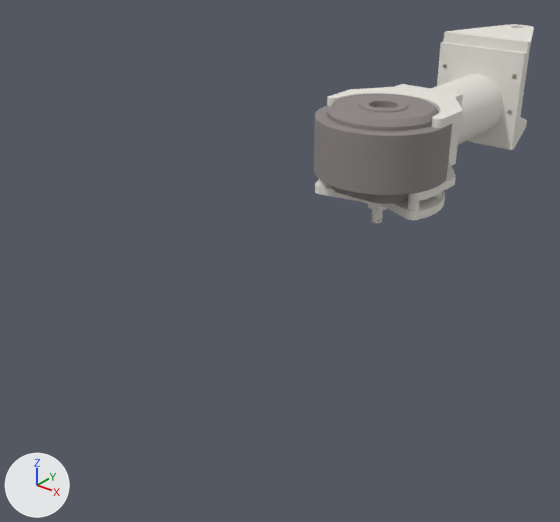
The glTF model Meshes/link-3.gltf, before and after one commit.
Before and after are seen from a 50 mm lens placed at (0.283, -0.695, 0.121), pointed at (-0.039, -0.292, -0.129). Arrows for +X, +Y and +Z are at lower left; the lights stay in place. Where no turn or scale is listed for an object, it has been applied to the vertices.

Names of what the first picture shows: '2435K35_Idler Rotary Shaft', '94669A043_Aluminum Unthreaded Spacer', '94669A043_Aluminum Unthreaded Spacer.004', 'Actuator Adapter Plate', 'Actuator Claw Support', 'Actuator Claw Support.001', 'Actuator Claw Support.002', 'Actuator Output Plate', 'Bearing Support', 'Thigh Tube', 'ak80-64-Inner', 'ak80-64-Outer'.
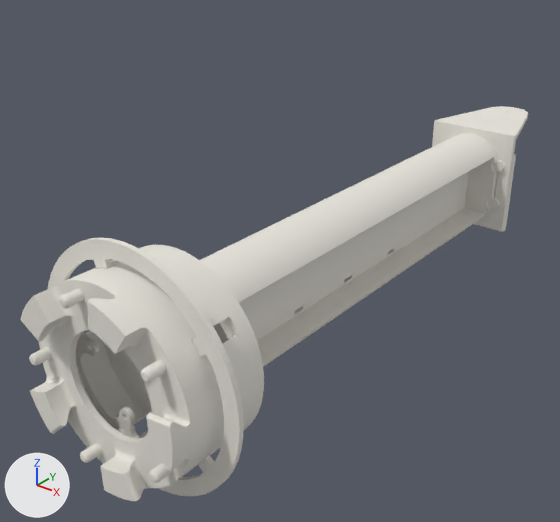
The newer file is also turned or shifted as a whole; pictures and numbers use the older file's frame.

Location of each change, (x1, y1, x2, y2) in pixels of the pictures (560 x 522 px):
'Shin Actuator Output Plate', added
    after: (200, 106, 528, 367)
'UIB', added
    after: (20, 251, 252, 501)
'ak80-64-Outer', deleted
    before: (314, 94, 452, 204)
'Slider', added
    after: (29, 237, 244, 496)
'Actuator Output Plate', deleted
    before: (437, 42, 527, 150)
'Component43', added
    after: (139, 245, 264, 430)
'Thigh Tube', deleted
    before: (431, 74, 503, 145)
'Bearing Support', deleted
    before: (443, 24, 534, 128)
'Actuator Claw Support', deleted
    before: (327, 84, 463, 128)
'Bottom Plate', added
    after: (103, 319, 234, 416)
'Baseplate 2.0 shin', added
    after: (457, 133, 498, 214)
'Actuator Adapter Plate', deleted
    before: (315, 181, 445, 220)
'ak80-64-Inner', deleted
    before: (359, 99, 408, 112)
'Actuator Claw Support.001', deleted
    before: (408, 156, 457, 201)
'Actuator Claw Support.002', deleted
    before: (448, 103, 462, 160)
'2435K35_Idler Rotary Shaft', deleted
    before: (368, 204, 387, 223)
'Shin Bearing Support', added
    after: (502, 154, 516, 232)
'94669A043_Aluminum Unthreaded Spacer', deleted
    before: (407, 199, 419, 211)
'94669A043_Aluminum Unthreaded Spacer.004', deleted
    before: (318, 179, 328, 186)

What changed in the scene script:
```text
Remove ob_bearing_support:
    ob_bearing_support = bpy.data.objects.new('Bearing Support', me_mesh0_mesh)
Remove ob_94669a043_aluminum_unthreaded_spacer:
    ob_94669a043_aluminum_unthreaded_spacer = bpy.data.objects.new('94669A043_Aluminum Unthreaded Spacer', me_mesh28_mesh)
Remove ob_actuator_adapter_plate:
    ob_actuator_adapter_plate = bpy.data.objects.new('Actuator Adapter Plate', me_mesh42_mesh)
Remove ob_2435k35_idler_rotary_shaft:
    ob_2435k35_idler_rotary_shaft = bpy.data.objects.new('2435K35_Idler Rotary Shaft', me_mesh54_mesh)
Remove ob_ak80_64_inner:
    ob_ak80_64_inner = bpy.data.objects.new('ak80-64-Inner', me_mesh79_mesh)
Remove ob_ak80_64_outer:
    ob_ak80_64_outer = bpy.data.objects.new('ak80-64-Outer', me_mesh88_mesh)
Remove ob_actuator_output_plate:
    ob_actuator_output_plate = bpy.data.objects.new('Actuator Output Plate', me_mesh112_mesh)
Remove ob_actuator_claw_support:
    ob_actuator_claw_support = bpy.data.objects.new('Actuator Claw Support', me_mesh132_mesh)
Remove ob_thigh_tube:
    ob_thigh_tube = bpy.data.objects.new('Thigh Tube', me_mesh146_mesh)
Remove ob_actuator_claw_support_001:
    ob_actuator_claw_support_001 = bpy.data.objects.new('Actuator Claw Support.001', me_mesh152_mesh)
Remove ob_actuator_claw_support_002:
    ob_actuator_claw_support_002 = bpy.data.objects.new('Actuator Claw Support.002', me_mesh170_mesh)
Remove ob_94669a043_aluminum_unthreaded_spacer_004:
    ob_94669a043_aluminum_unthreaded_spacer_004 = bpy.data.objects.new('94669A043_Aluminum Unthreaded Spacer.004', me_mesh28_mesh)
Add ob_shin_actuator_output_plate:
    ob_shin_actuator_output_plate = bpy.data.objects.new('Shin Actuator Output Plate', me_mesh284_mesh)  # 712 vertices, 1456 faces; spans x -0.038..0.038, y -0.424..0.02, z -0.084..0.005; in mat_0_800000_0_776471_0_713725_0_000000_0_000000 (white #e7e4dc)
    ob_shin_actuator_output_plate.location = (0.0, 0.0, -0.0761)
Add ob_baseplate_2_0_shin:
    ob_baseplate_2_0_shin = bpy.data.objects.new('Baseplate 2.0 shin', me_mesh264_mesh)  # 316 vertices, 628 faces; spans x 0.4398..0.496, y -0.0174..-0.0099, z -0.0526..0.0292; in mat_0_800000_0_776471_0_713725_0_000000_0_000000 (white #e7e4dc)
    ob_baseplate_2_0_shin.location = (-0.4679, -0.0601, -0.1055)
Add ob_shin_bearing_support:
    ob_shin_bearing_support = bpy.data.objects.new('Shin Bearing Support', me_mesh236_mesh)  # 663 vertices, 1342 faces; spans x -0.0381..0.0381, y 0.0..0.0792, z 0.0..0.0716; in mat_0_800000_0_776471_0_713725_0_000000_0_000000 (white #e7e4dc)
    ob_shin_bearing_support.location = (0.0, -0.0652, -0.1618)
Add ob_component43:
    ob_component43 = bpy.data.objects.new('Component43', me_mesh226_mesh)  # a 58-sided cylinder along y spanning x 0.4076..0.5281, y -0.3799..-0.3699, z -0.0723..0.0483; in mat_0_800000_0_776471_0_713725_0_000000_0_000000 (white #e7e4dc)
    ob_component43.location = (-0.4679, -0.0601, -0.1055)
Add ob_bottom_plate:
    ob_bottom_plate = bpy.data.objects.new('Bottom Plate', me_mesh220_mesh)  # 232 vertices, 464 faces; spans x -0.0569..0.0569, y 0.02..0.0251, z -0.057..0.057; in mat_0_800000_0_776471_0_713725_0_000000_0_000000 (white #e7e4dc)
    ob_bottom_plate.location = (0.0, -0.4651, -0.1175)
Add ob_uib:
    ob_uib = bpy.data.objects.new('UIB', me_mesh105_mesh)  # 5688 vertices, 11396 faces; spans x -0.0603..0.0603, y -0.0377..0.0204, z -0.0603..0.0603; in mat_0_800000_0_776471_0_713725_0_000000_0_000000 (white #e7e4dc)
    ob_uib.location = (0.0, -0.4604, -0.1175)
Add ob_slider:
    ob_slider = bpy.data.objects.new('Slider', me_mesh0_mesh_1)  # 7240 vertices, 14520 faces; spans x -0.076..0.076, y -0.031..0.001, z -0.076..0.076; in mat_0_800000_0_776471_0_713725_0_000000_0_000000 (white #e7e4dc)
    ob_slider.location = (0.0001, -0.4658, -0.1174)
```
